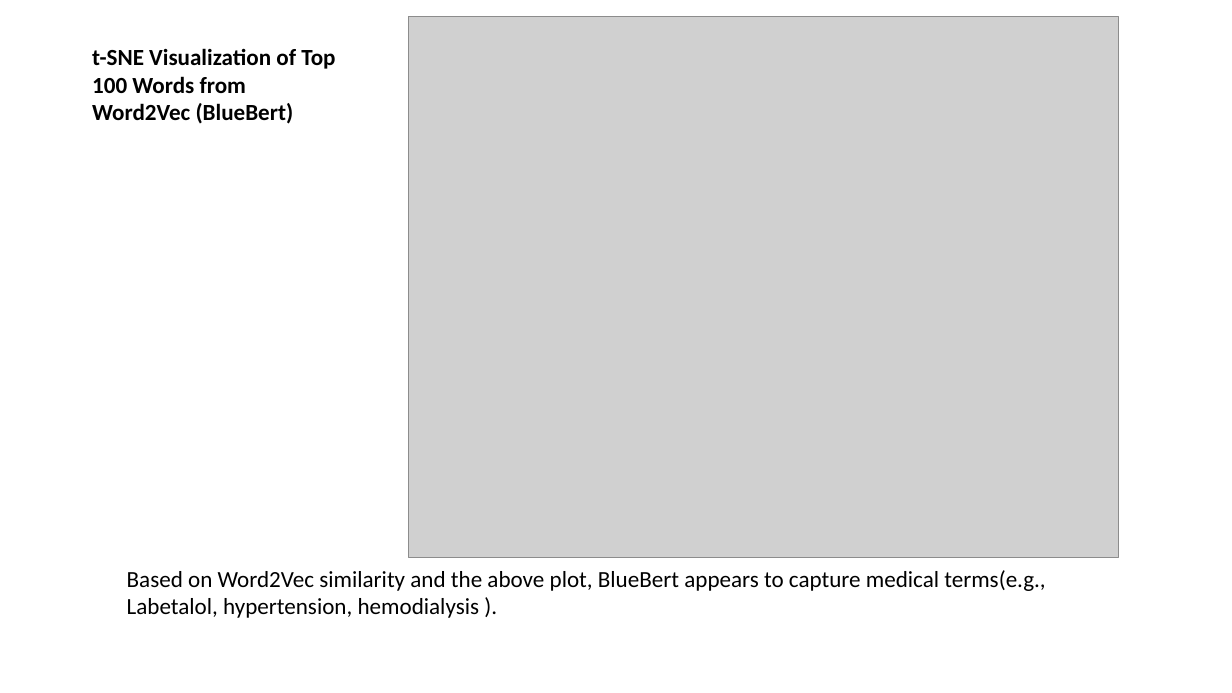
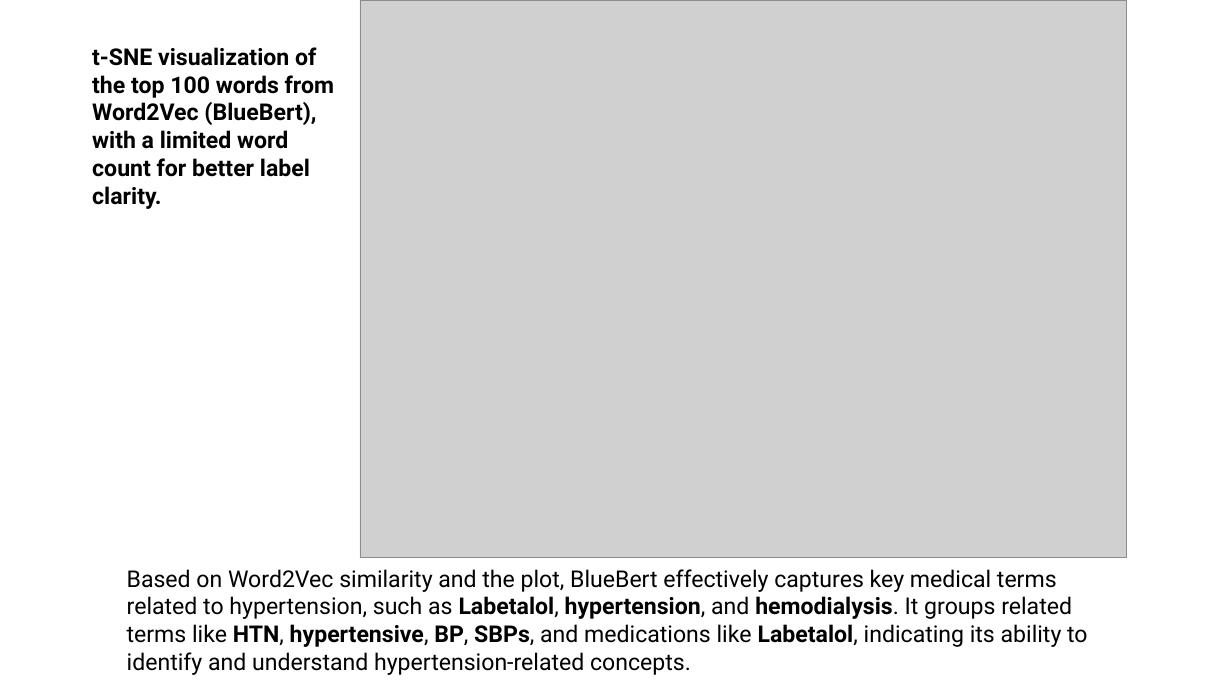
Before and after one commit to AnkitaSavaliya/AIH, a slide deck: slide 29 of MIMIC-III_NLP.pptx (slide 20 before the commit). Drawn at 1232x693 pixels with LibreOffice and Linux fonts; fonts in the diff are those of the drawing; grey boxes stand for pictures. Boxes give left, top, right and bottom in pixels: in the first picture for what was removed or moved away, otherwise in the second. Text is boxed around its words. In the diff, an @@ line names an element or a change of style, - is before the commit and + after.

```diff
--- a/MIMIC-III_NLP.pptx
+++ b/MIMIC-III_NLP.pptx
@@ picture resized from (x1=409, y1=17, x2=1118, y2=557) to (x1=360, y1=0, x2=1127, y2=558) @@
@@ text at (x1=92, y1=47, x2=334, y2=209): text changed; font Calibri to Roboto @@
-t-SNE Visualization of Top 100 Words from Word2Vec (BlueBert)
+t-SNE visualization of the top 100 words from Word2Vec (BlueBert), with a limited word count for better label clarity.
@@ text at (x1=127, y1=569, x2=1087, y2=675): text changed; font Calibri to Roboto @@
-Based on Word2Vec similarity and the above plot, BlueBert appears to capture medical terms(e.g., Labetalol, hypertension, hemodialysis ).
+Based on Word2Vec similarity and the plot, BlueBert effectively captures key medical terms related to hypertension, such as Labetalol, hypertension, and hemodialysis. It groups related terms like HTN, hypertensive, BP, SBPs, and medications like Labetalol, indicating its ability to identify and understand hypertension-related concepts.
```
Also in this commit, not shown: 13 other slides changed, 7 slides added, 1 slide removed, 2 other files.
